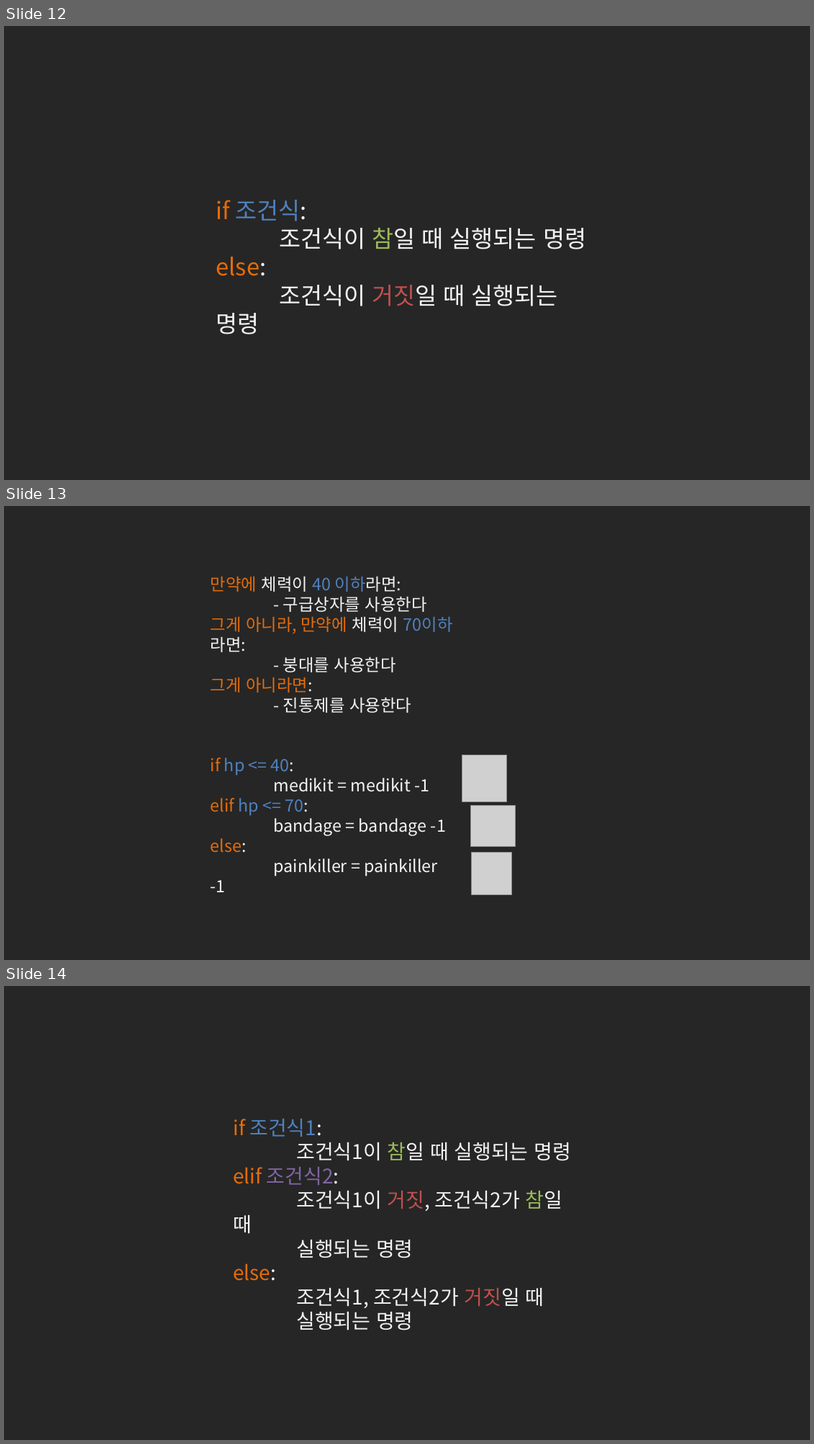
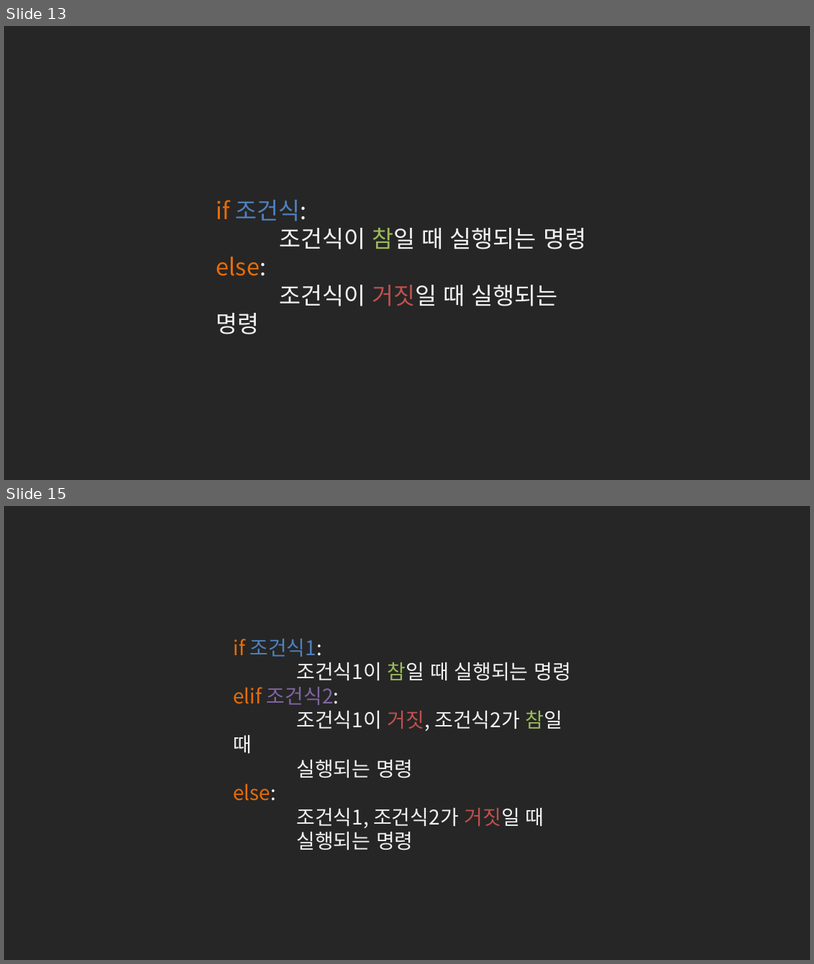
Before and after one commit to kwonkijun/python, a slide deck: 파이썬기초(PPT)/NEW_2021버전/파이썬 기초 6강_조건문.pptx. Shown one above the other, each under a label of ours: slides 12, 13 and 14 before the commit, slides 13 and 15 after it; the slides between them are not shown. The pictures are 814x1444 and 814x964 pixels, drawn with LibreOffice and Linux fonts; fonts in the diff are those of the drawing; grey boxes stand for pictures. Boxes give left, top, right and bottom in pixels: in the first picture for what was removed or moved away, otherwise in the second. Text is boxed around its words. In the diff, an @@ line names an element or a change of style, - is before the commit and + after.

```diff
--- a/파이썬기초(PPT)/NEW_2021버전/파이썬 기초 6강_조건문.pptx
+++ b/파이썬기초(PPT)/NEW_2021버전/파이썬 기초 6강_조건문.pptx
@@ slide 13 removed at bbox=[4, 506, 810, 960], background #262626 @@
@@ text removed at bbox=[211, 576, 453, 713] @@
-만약에 체력이 40 이하라면:
-- 구급상자를 사용한다
-그게 아니라, 만약에 체력이 70이하 라면:
-- 붕대를 사용한다
-그게 아니라면:
-- 진통제를 사용한다
@@ text removed at bbox=[211, 757, 446, 876] @@
-if hp <= 40:
-medikit = medikit -1
-elif hp <= 70:
-bandage = bandage -1
-else:
-painkiller = painkiller -1
@@ picture removed at bbox=[463, 755, 507, 802] @@
@@ picture removed at bbox=[471, 806, 516, 846] @@
@@ picture removed at bbox=[472, 852, 512, 895] @@
@@ what was slide 12 is now slide 13 @@
@@ what was slide 14 is now slide 15 @@
```
Also in this commit, not shown: 3 slides changed, 2 slides added, 32 other files.
